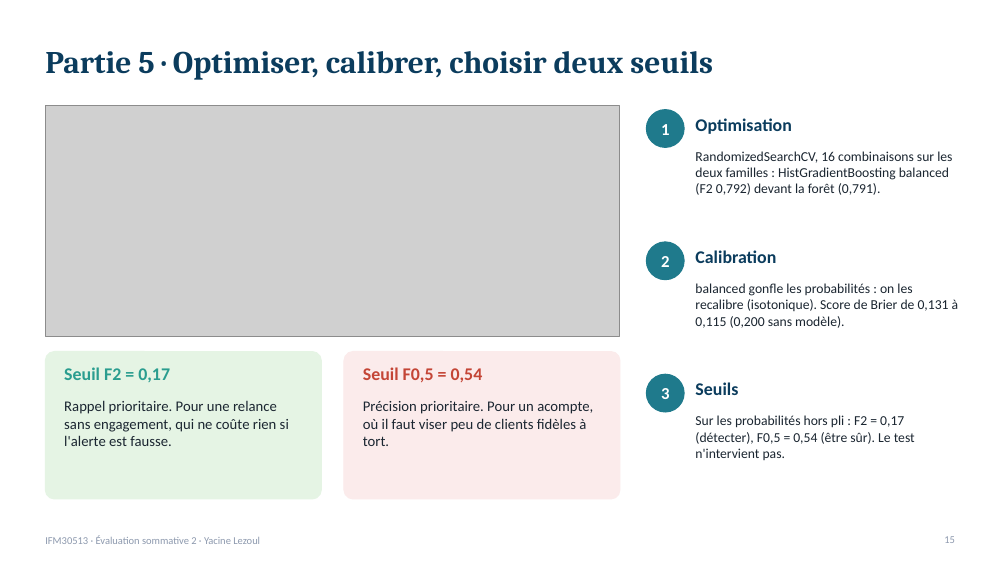
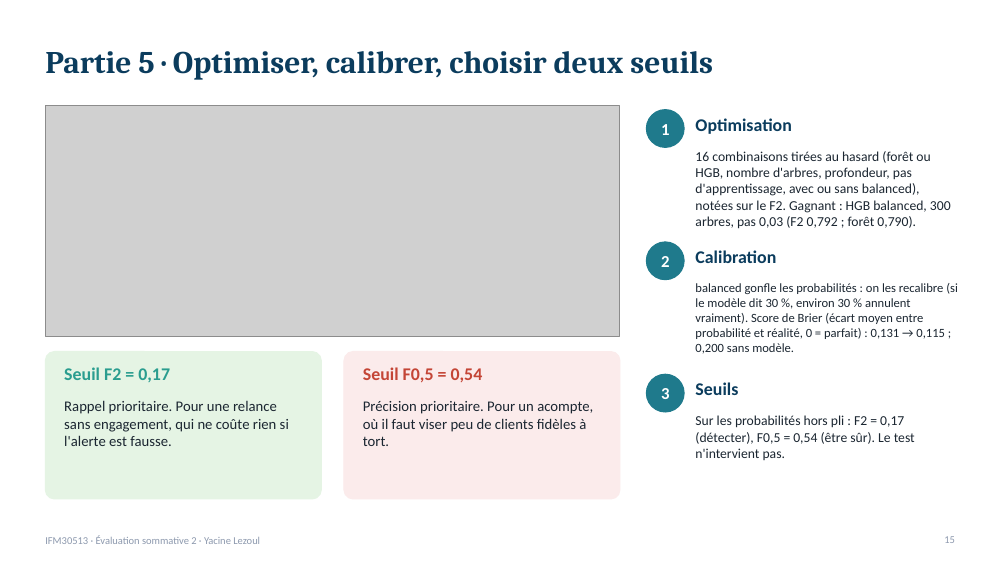
Before and after one commit to lezoul/hotel-cancellation-pipeline, a slide deck: slide 15 of reports/presentation_annulations.pptx. Drawn at 1008x567 pixels with LibreOffice and Linux fonts; fonts in the diff are those of the drawing; grey boxes stand for pictures. Boxes give left, top, right and bottom in pixels: in the first picture for what was removed or moved away, otherwise in the second. Text is boxed around its words. In the diff, an @@ line names an element or a change of style, - is before the commit and + after.

```diff
--- a/reports/presentation_annulations.pptx
+++ b/reports/presentation_annulations.pptx
@@ text at [695,151,951,229]: text changed @@
-RandomizedSearchCV, 16 combinaisons sur les deux familles : HistGradientBoosting balanced (F2 0,792) devant la forêt (0,791).
+16 combinaisons tirées au hasard (forêt ou HGB, nombre d'arbres, profondeur, pas d'apprentissage, avec ou sans balanced), notées sur le F2. Gagnant : HGB balanced, 300 arbres, pas 0,03 (F2 0,792 ; forêt 0,790).
@@ text at [695,283,958,353]: text changed; size 13 to 12 pt @@
-balanced gonfle les probabilités : on les recalibre (isotonique). Score de Brier de 0,131 à 0,115 (0,200 sans modèle).
+balanced gonfle les probabilités : on les recalibre (si le modèle dit 30 %, environ 30 % annulent vraiment). Score de Brier (écart moyen entre probabilité et réalité, 0 = parfait) : 0,131 → 0,115 ; 0,200 sans modèle.
```
Also in this commit, not shown: 4 other slides changed, 1 other file.
